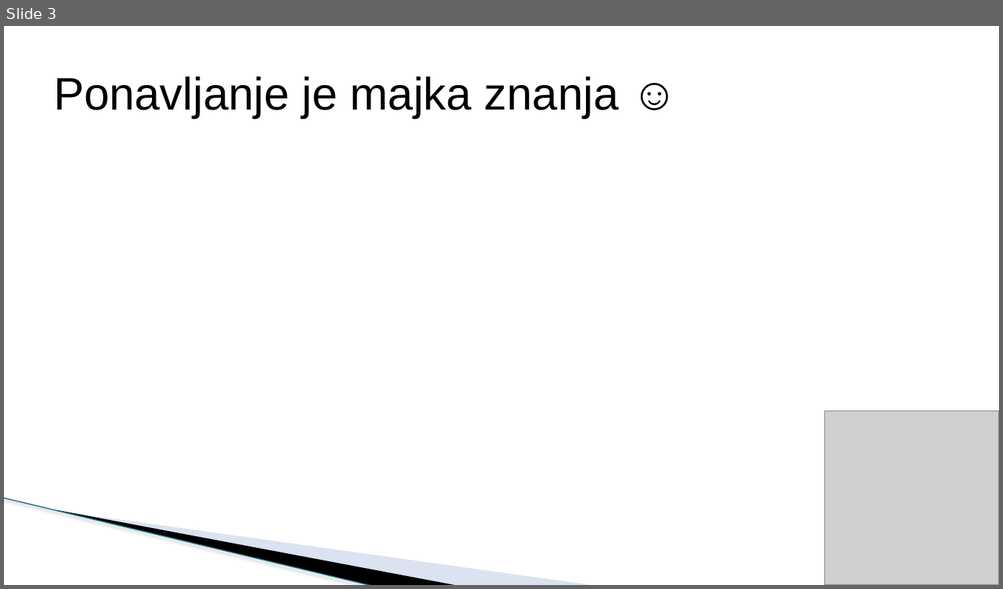
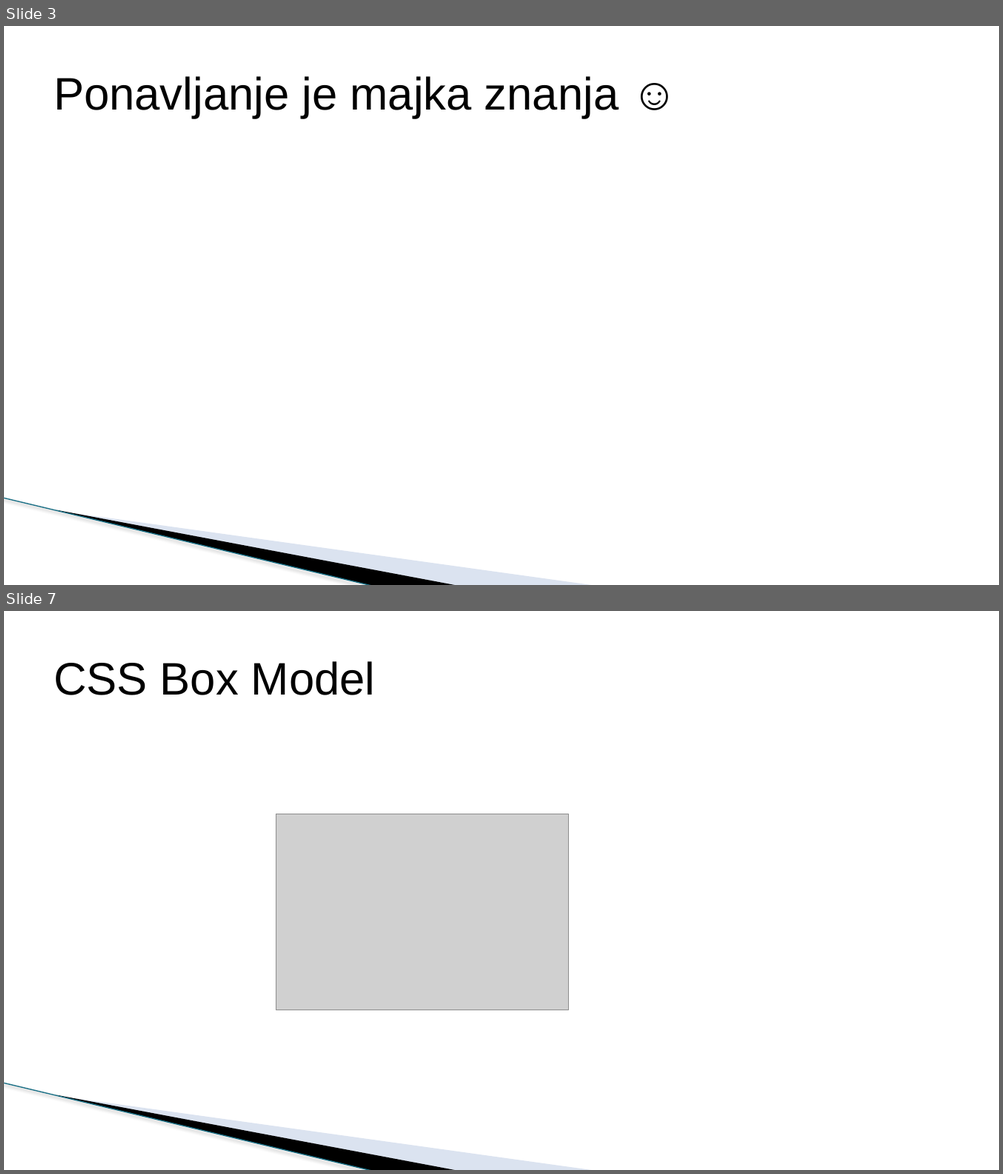
Before and after one commit to todalexcode/kurs-front-end, a slide deck: sesija-20/PPT/Front-End Developer-20.pptx. Shown one above the other, each under a label of ours: slide 3 before the commit, slides 3 and 7 after it; the slides between them are not shown. The pictures are 1003x589 and 1003x1174 pixels, drawn with LibreOffice and Linux fonts; fonts in the diff are those of the drawing; grey boxes stand for pictures; background and template pictures are left out. Boxes give left, top, right and bottom in pixels: in the first picture for what was removed or moved away, otherwise in the second. Text is boxed around its words. In the diff, an @@ line names an element or a change of style, - is before the commit and + after.

```diff
--- a/sesija-20/PPT/Front-End Developer-20.pptx
+++ b/sesija-20/PPT/Front-End Developer-20.pptx
@@ slide 7 added at (x1=4, y1=611, x2=999, y2=1170), background #FFFFFF; not listed: 3 template elements that a slide beside it also shows @@
@@ title added at (x1=54, y1=661, x2=375, y2=695), 44 pt, text #000000 @@
+CSS Box Model
@@ picture added at (x1=276, y1=814, x2=568, y2=1009) @@
@@ slide 3 changed as well @@
@@ picture removed at (x1=824, y1=411, x2=999, y2=585) @@
```
Also in this commit, not shown: 2 other slides changed, 14 other slides added, 1 slide removed, 1 other file.
